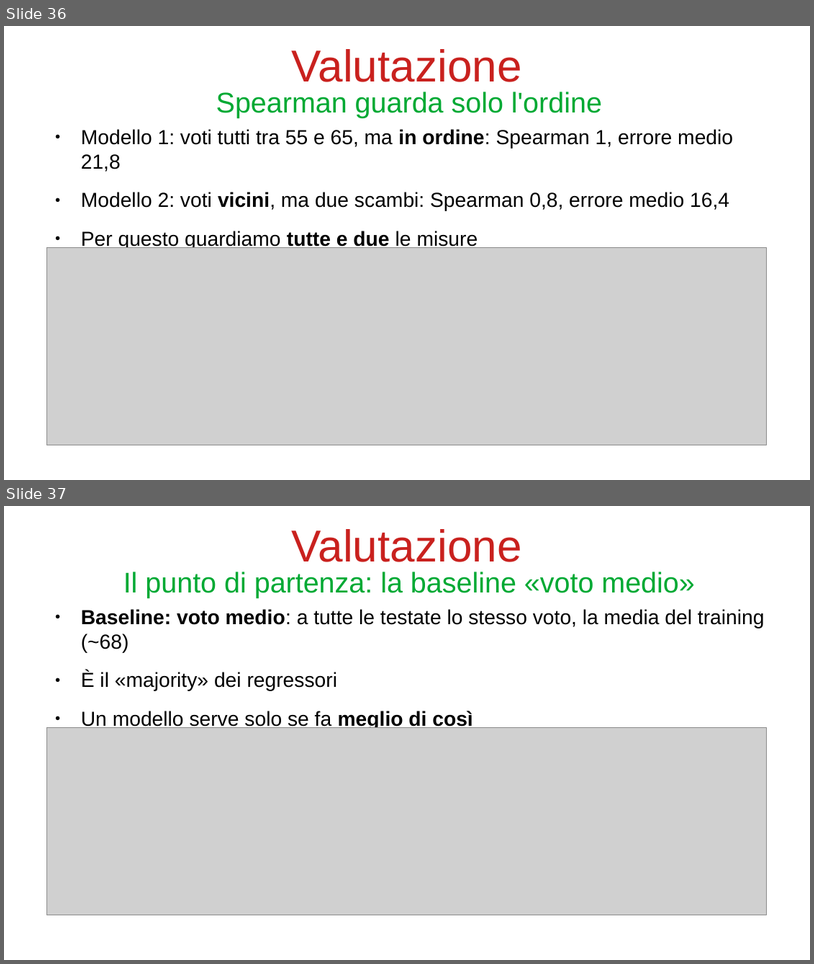
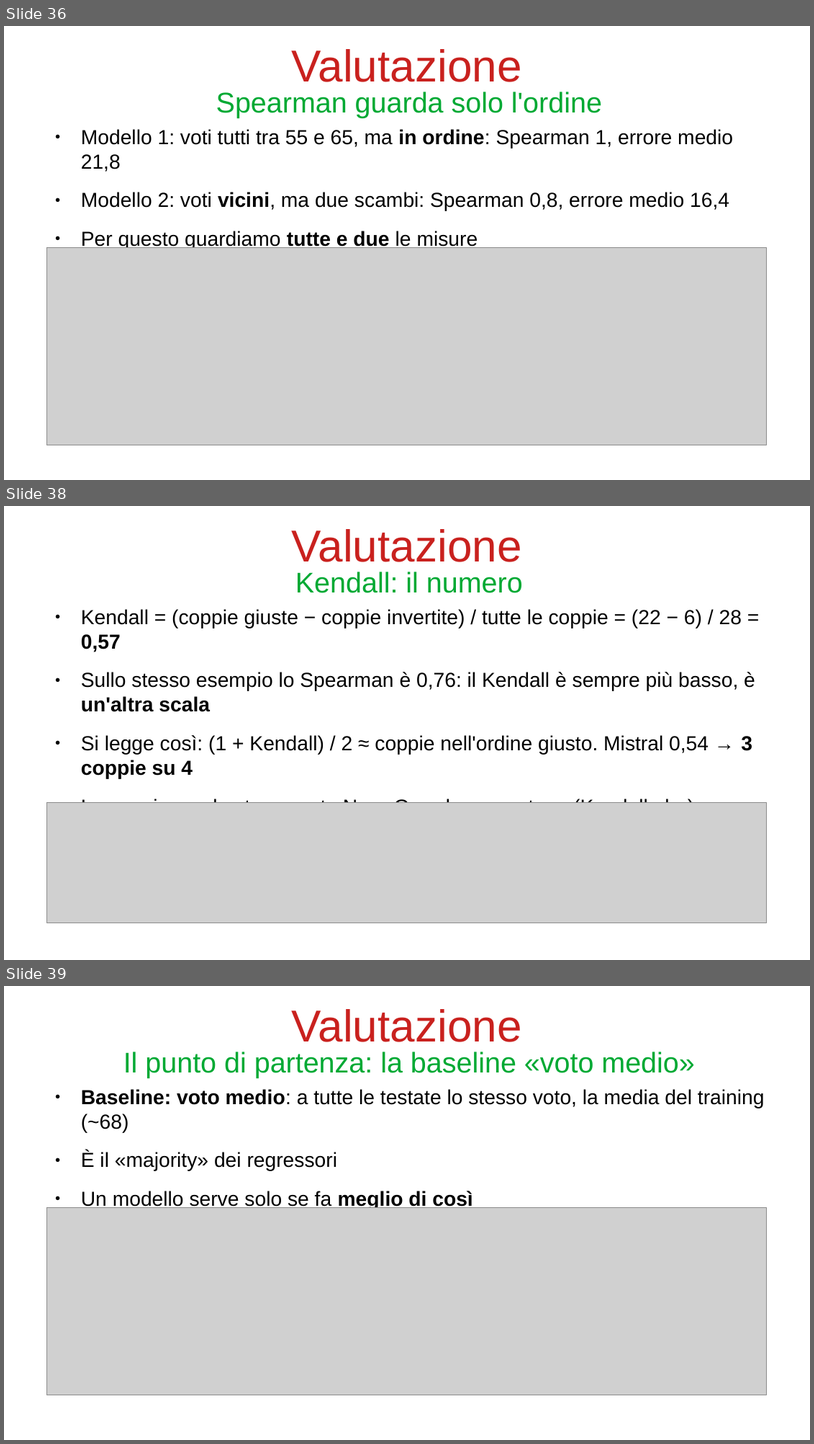
Before and after one commit to bianchi-john/PublisherClassification, a slide deck: Presentazioni/Stato finale/FinalState.odp. Shown one above the other, each under a label of ours: slides 36 and 37 before the commit, slides 36, 38 and 39 after it; the slides between them are not shown. The pictures are 814x964 and 814x1444 pixels, drawn with LibreOffice and Linux fonts; fonts in the diff are those of the drawing; grey boxes stand for pictures. Boxes give left, top, right and bottom in pixels: in the first picture for what was removed or moved away, otherwise in the second. Text is boxed around its words. In the diff, an @@ line names an element or a change of style, - is before the commit and + after.

```diff
--- a/Presentazioni/Stato finale/FinalState.odp
+++ b/Presentazioni/Stato finale/FinalState.odp
@@ slide 38 added at (x1=4, y1=506, x2=810, y2=960), background #FFFFFF @@
@@ title added at (x1=292, y1=529, x2=522, y2=562), 44 pt, text #C9211E @@
+Valutazione
@@ title added at (x1=296, y1=572, x2=523, y2=593), 28 pt, text #00A933 @@
+Kendall: il numero
@@ text added at (x1=81, y1=609, x2=756, y2=803), 20 pt, text #000000 @@
+● Kendall = (coppie giuste − coppie invertite) / tutte le coppie = (22 − 6) / 28 = 0,57
+● Sullo stesso esempio lo Spearman è 0,76: il Kendall è sempre più basso, è un'altra scala
+● Si legge così: (1 + Kendall) / 2 ≈ coppie nell'ordine giusto. Mistral 0,54 → 3 coppie su 4
+● Le coppie con lo stesso voto NewsGuard non contano (Kendall «b»)
@@ picture added at (x1=47, y1=803, x2=767, y2=923) @@
@@ what was slide 37 is now slide 39 @@
```
Also in this commit, not shown: 3 slides changed, 6 other slides added, 3 slides removed, 20 other files.
